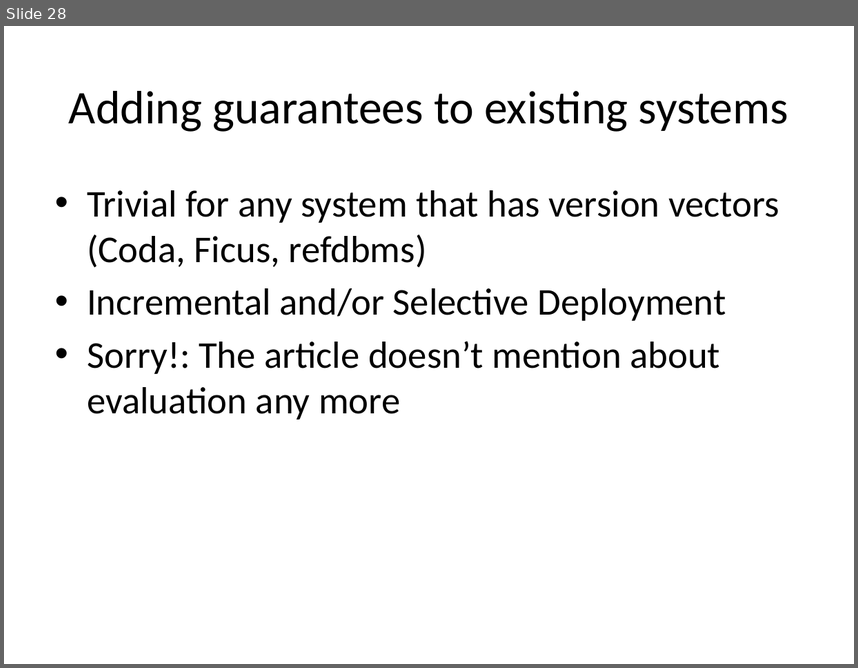
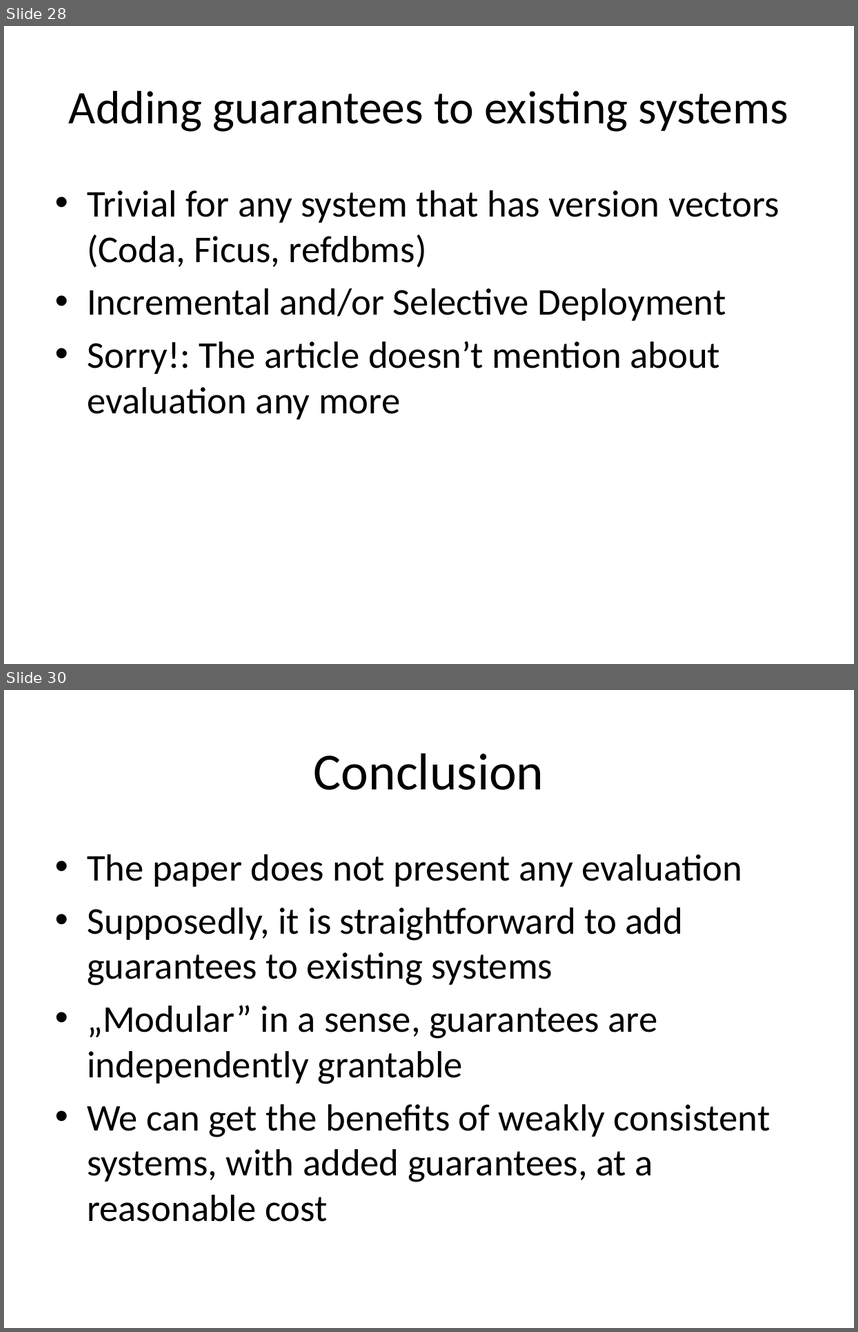
Before and after one commit to balidani/bomberman, a slide deck: presentation/slides_daniel.pptx. Shown one above the other, each under a label of ours: slide 28 before the commit, slides 28 and 30 after it; the slides between them are not shown. The pictures are 858x668 and 858x1332 pixels, drawn with LibreOffice and Linux fonts; fonts in the diff are those of the drawing. Boxes give left, top, right and bottom in pixels: in the first picture for what was removed or moved away, otherwise in the second. Text is boxed around its words. In the diff, an @@ line names an element or a change of style, - is before the commit and + after.

```diff
--- a/presentation/slides_daniel.pptx
+++ b/presentation/slides_daniel.pptx
@@ slide 30 added at box(4, 690, 854, 1328), background #FFFFFF @@
@@ title added at box(314, 753, 544, 790), 44 pt, text #000000 @@
+Conclusion
@@ text added at box(87, 854, 771, 1221), 32 pt, text #000000 @@
+• The paper does not present any evaluation
+• Supposedly, it is straightforward to add guarantees to existing systems
+• „Modular” in a sense, guarantees are independently grantable
+• We can get the benefits of weakly consistent systems, with added guarantees, at a reasonable cost
```
Also in this commit, not shown: 3 slides changed, 1 other slide added.
